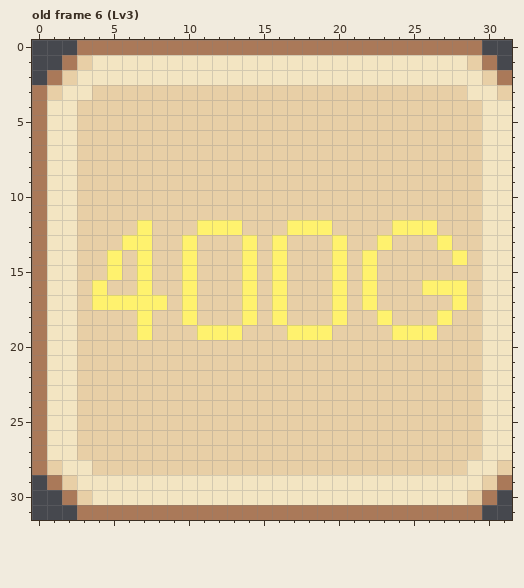
Two states of a pixel-art file, Aseprite/Chicken.aseprite. That is the earlier state.
32x32 pixels, 10 frames. Shown: old frame 6 (Lv3). The commit also changed other frames, which this record leaves out.
Now the later version:
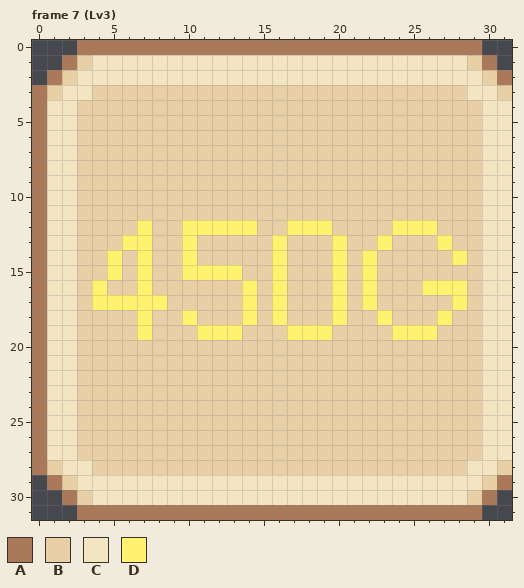
Palette (. is transparent): A #aa7959  B #e8cfa6  C #f3e5c2  D #fff26e
A new or re-ordered frame is compared with the old frame closest to it.
The exact change:
frames 10 -> 11
Frame 7 (Lv3) is new; against old frame 6 (Lv3), layer "Layer 1":
Colour D gives way to colour B in rows 13 to 15 at x 14; in rows 16 to 17 at x 10.
Colour B gives way to colour D in row 12 at x 10 and 14; in row 15 at x 11 to 13.
